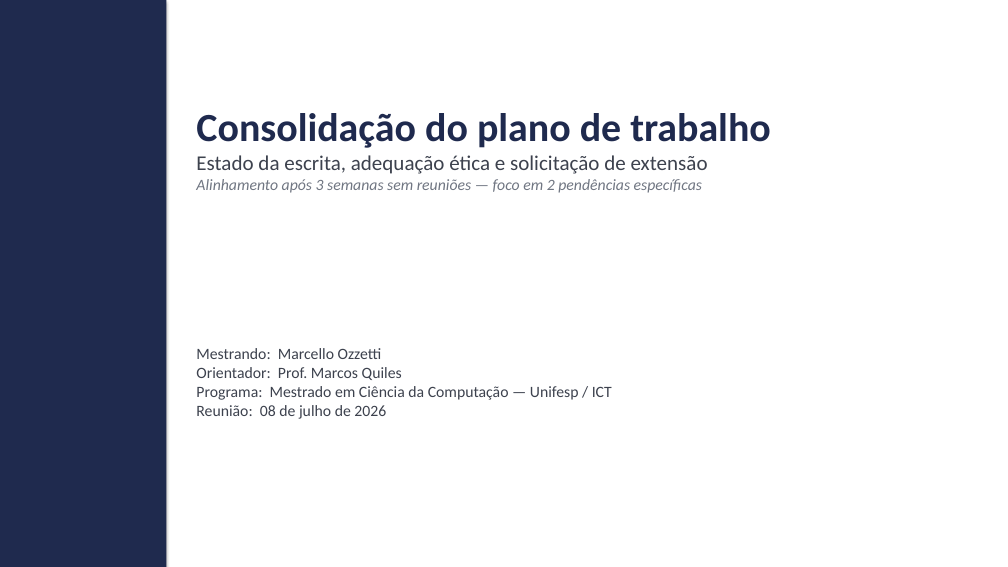
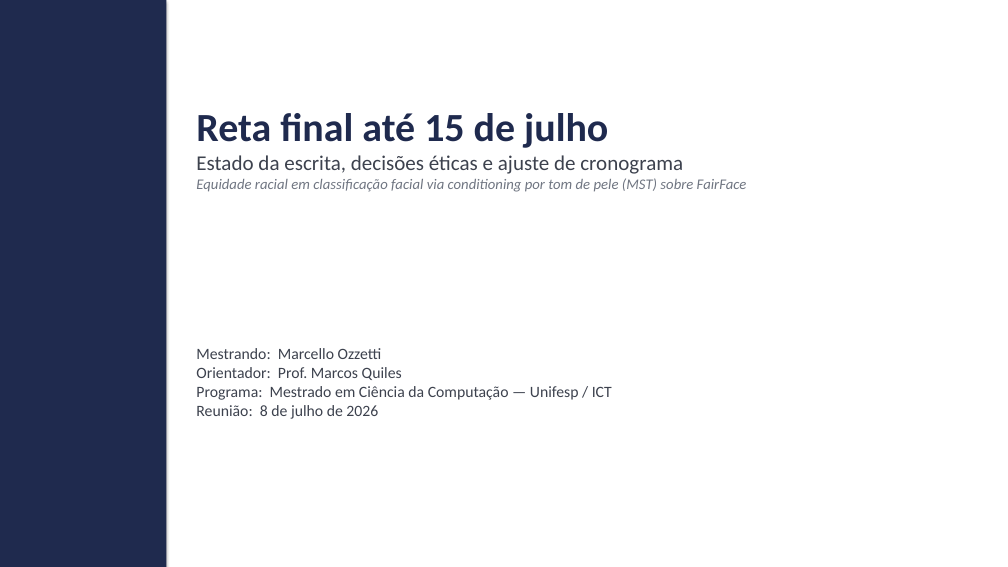
Before and after one commit to marcellozzetti/Facial-Recognition-Models-Mitigating-Bias, a slide deck: slide 1 of docs/ativo/material_reuniao_orientador_2026-07-08.pptx. Drawn at 1008x567 pixels with LibreOffice and Linux fonts; fonts in the diff are those of the drawing. Boxes give left, top, right and bottom in pixels: in the first picture for what was removed or moved away, otherwise in the second. Text is boxed around its words. In the diff, an @@ line names an element or a change of style, - is before the commit and + after.

```diff
--- a/docs/ativo/material_reuniao_orientador_2026-07-08.pptx
+++ b/docs/ativo/material_reuniao_orientador_2026-07-08.pptx
@@ text at box(196, 113, 747, 192): text changed; size 15 to 14 pt; italic on @@
-Consolidação do plano de trabalho
-Estado da escrita, adequação ética e solicitação de extensão
-Alinhamento após 3 semanas sem reuniões — foco em 2 pendências específicas
+Reta final até 15 de julho
+Estado da escrita, decisões éticas e ajuste de cronograma
+Equidade racial em classificação facial via conditioning por tom de pele (MST) sobre FairFace
@@ text at box(196, 405, 378, 419): text changed @@
-Reunião: 08 de julho de 2026
+Reunião: 8 de julho de 2026
```
Also in this commit, not shown: 9 other slides changed, 16 slides added, 8 slides removed, 1 other file.
